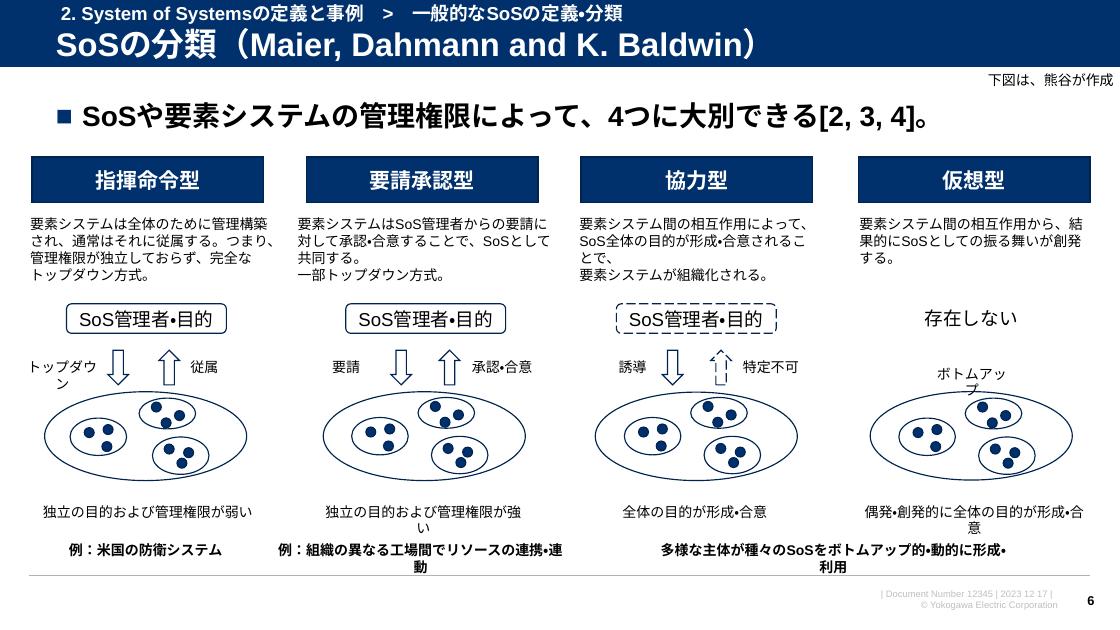
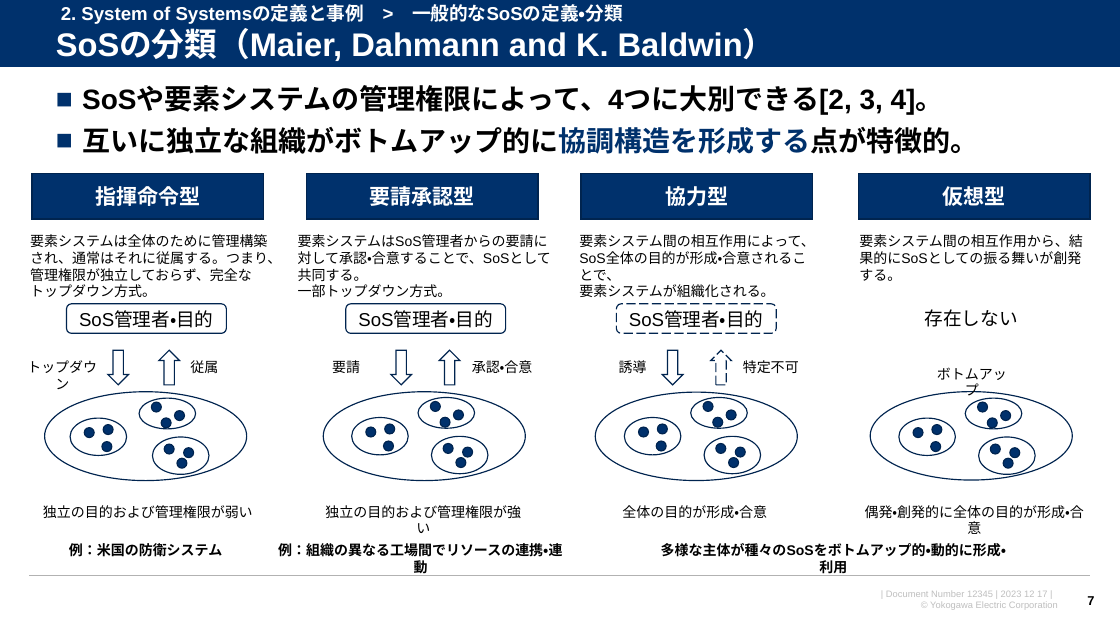
Before and after one commit to watarukumagai-git/opt, a slide deck: slide 7 of SoS/conf2023/231217_横幹連合コンファレンス_熊谷.pptx (slide 6 before the commit). Drawn at 1120x630 pixels with LibreOffice and Linux fonts; fonts in the diff are those of the drawing; background and template pictures are left out. Boxes give left, top, right and bottom in pixels: in the first picture for what was removed or moved away, otherwise in the second. Text is boxed around its words. In the diff, an @@ line names an element or a change of style, - is before the commit and + after.

```diff
--- a/SoS/conf2023/231217_横幹連合コンファレンス_熊谷.pptx
+++ b/SoS/conf2023/231217_横幹連合コンファレンス_熊谷.pptx
@@ text "SoSや要素システムの管理権限によって、4つに大別できる[2, 3, 4]。": place and size @@
-text "SoSや要素システムの管理権限によって、4つに大別できる[2, 3, 4]。" at [82,104,944,131]
+text "SoSや要素システムの管理権限によって、4つに大別できる[2, 3, 4]。" at [82,87,978,154]
@@ text removed at [988,73,1114,86] @@
-下図は、熊谷が作成
@@ text at [82,127,978,154]: paragraph added @@
+■ 互いに独立な組織がボトムアップ的に協調構造を形成する点が特徴的。
@@ 4 rectangles, 4 texts: place and size @@
-4 rectangles, 4 texts at [30,157,1091,281]
+4 rectangles, 4 texts at [30,174,1091,297]
@@ page number at [1087,596,1094,605]: text changed @@
-6
+7
```
Also in this commit, not shown: 12 other slides changed, 3 slides added, 2 slides removed.
